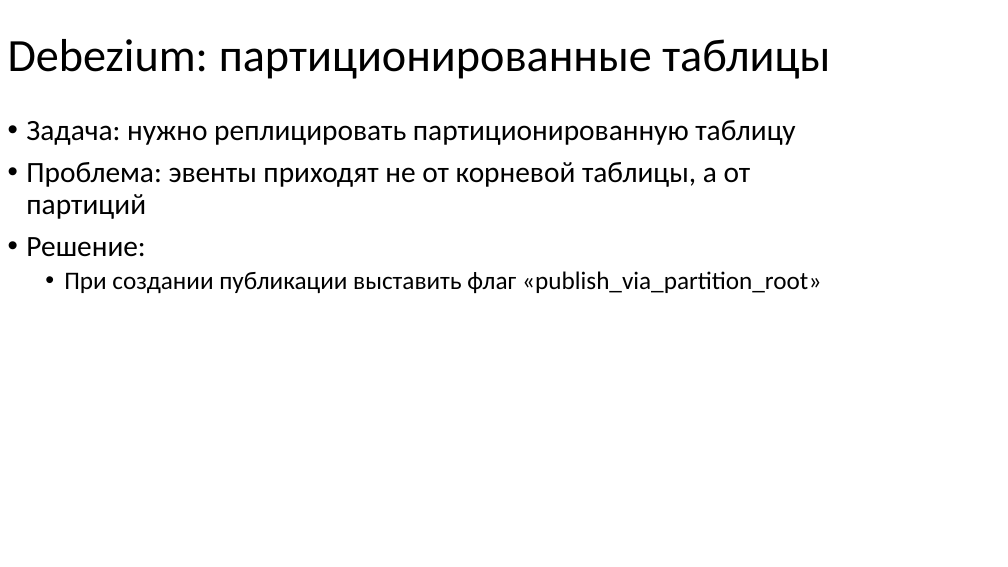
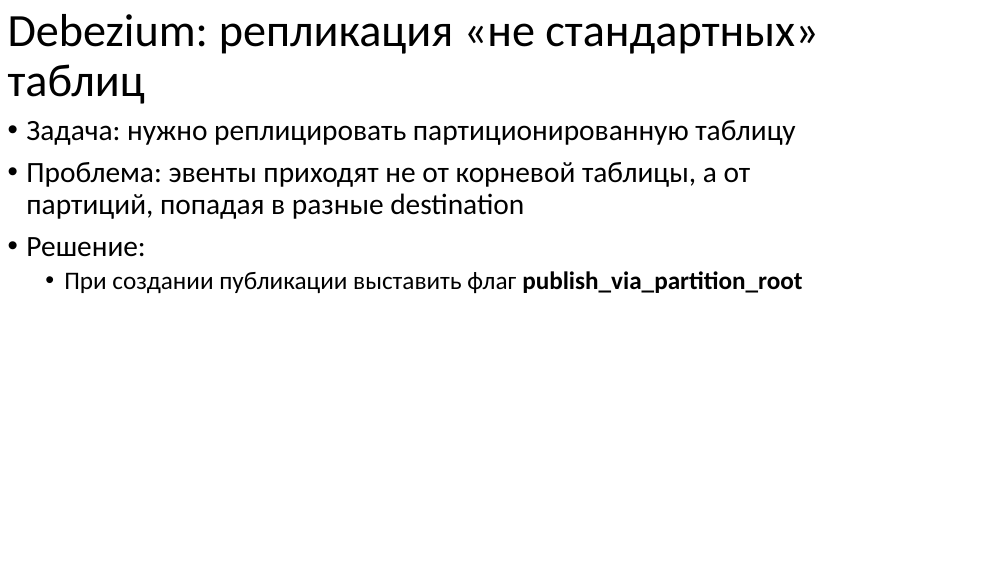
Before and after one commit to nryanov/presentations, a slide deck: slide 53 of smartdata/cdc-via-debezium/debezium-smartdata2025.pptx (slide 54 before the commit). Drawn at 1008x567 pixels with LibreOffice and Linux fonts; fonts in the diff are those of the drawing. Boxes give left, top, right and bottom in pixels: in the first picture for what was removed or moved away, otherwise in the second. Text is boxed around its words. In the diff, an @@ line names an element or a change of style, - is before the commit and + after.

```diff
--- a/smartdata/cdc-via-debezium/debezium-smartdata2025.pptx
+++ b/smartdata/cdc-via-debezium/debezium-smartdata2025.pptx
@@ title at (8,14,818,104): text changed @@
-Debezium: партиционированные таблицы
+Debezium: репликация «не стандартных» таблиц
@@ text at (26,162,751,219): text changed @@
-• Проблема: эвенты приходят не от корневой таблицы, а от партиций
+• Проблема: эвенты приходят не от корневой таблицы, а от партиций, попадая в разные destination
@@ text at (64,271,802,293): text changed @@
-  • При создании публикации выставить флаг «publish_via_partition_root»
+  • При создании публикации выставить флаг publish_via_partition_root
```
Also in this commit, not shown: 13 other slides changed, 6 slides added, 1 slide removed.
